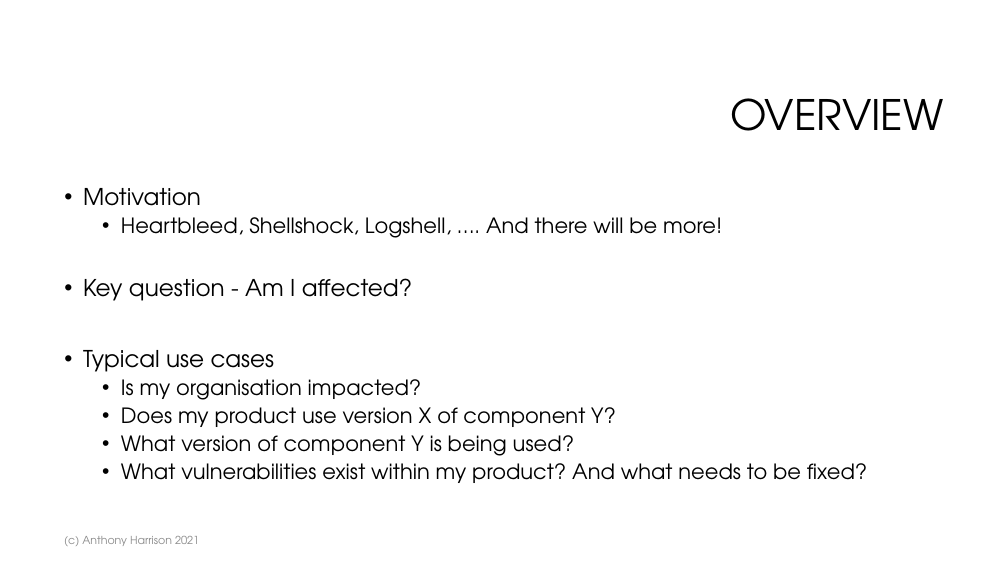
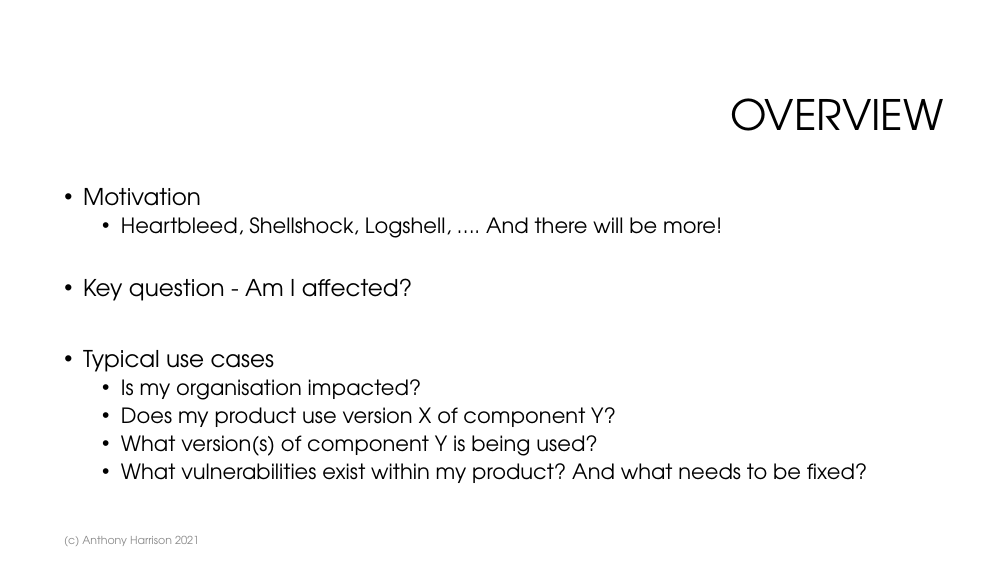
Before and after one commit to anthonyharrison/sbom-manager, a slide deck: slide 3 of doc/Managing SBOMs.pptx. Drawn at 1008x567 pixels with LibreOffice and Linux fonts; fonts in the diff are those of the drawing; background and template pictures are left out. Boxes give left, top, right and bottom in pixels: in the first picture for what was removed or moved away, otherwise in the second. Text is boxed around its words. In the diff, an @@ line names an element or a change of style, - is before the commit and + after.

```diff
--- a/doc/Managing SBOMs.pptx
+++ b/doc/Managing SBOMs.pptx
@@ text at (121, 435, 597, 456): text changed @@
-  • What version of component Y is being used?
+  • What version(s) of component Y is being used?
```
Also in this commit, not shown: 3 other slides changed.
